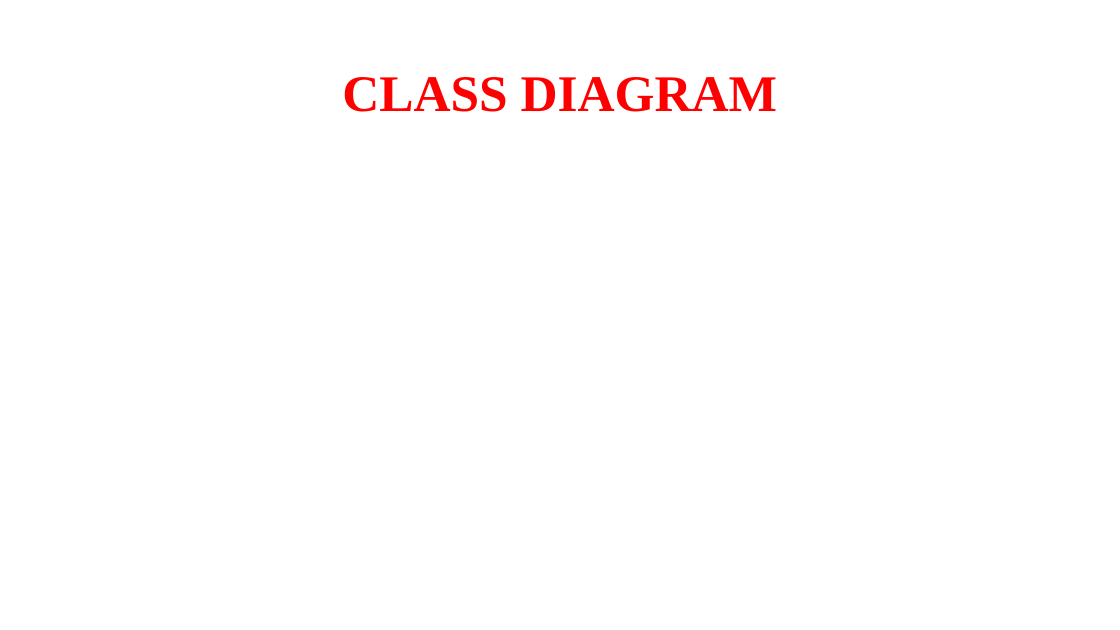
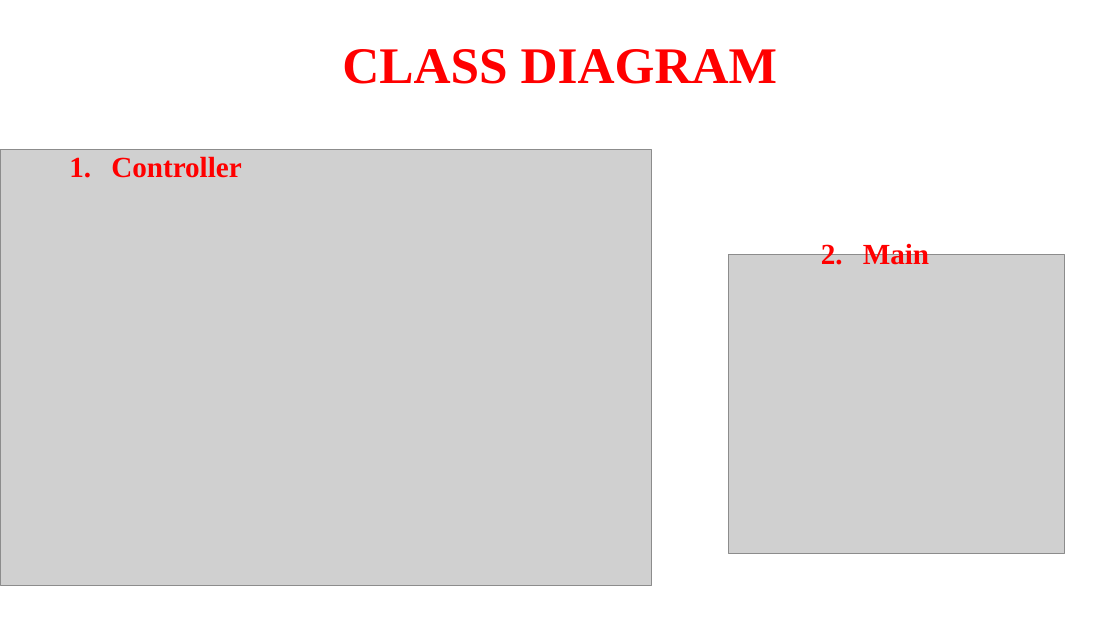
Before and after one commit to NGUESSIE-FABIOLA/BoulderDash, a slide deck: slide 11 of masterpom/PROJET UML.pptx (slide 9 before the commit). Drawn at 1120x630 pixels with LibreOffice and Linux fonts; fonts in the diff are those of the drawing; grey boxes stand for pictures. Boxes give left, top, right and bottom in pixels: in the first picture for what was removed or moved away, otherwise in the second. Text is boxed around its words. In the diff, an @@ line names an element or a change of style, - is before the commit and + after.

```diff
--- a/masterpom/PROJET UML.pptx
+++ b/masterpom/PROJET UML.pptx
@@ title "CLASS DIAGRAM": place and size @@
-title "CLASS DIAGRAM" at [342, 77, 777, 112]
+title "CLASS DIAGRAM" at [342, 49, 777, 84]
@@ picture added at [0, 150, 652, 585] @@
@@ text added at [111, 156, 241, 178], 25 pt, text #FF0000, bold @@
+1. Controller
@@ picture added at [729, 255, 1065, 553] @@
@@ text added at [863, 241, 929, 269], 25 pt, text #FF0000, bold @@
+2. Main
```
Also in this commit, not shown: 9 other slides changed, 6 slides added, 10 other files.
